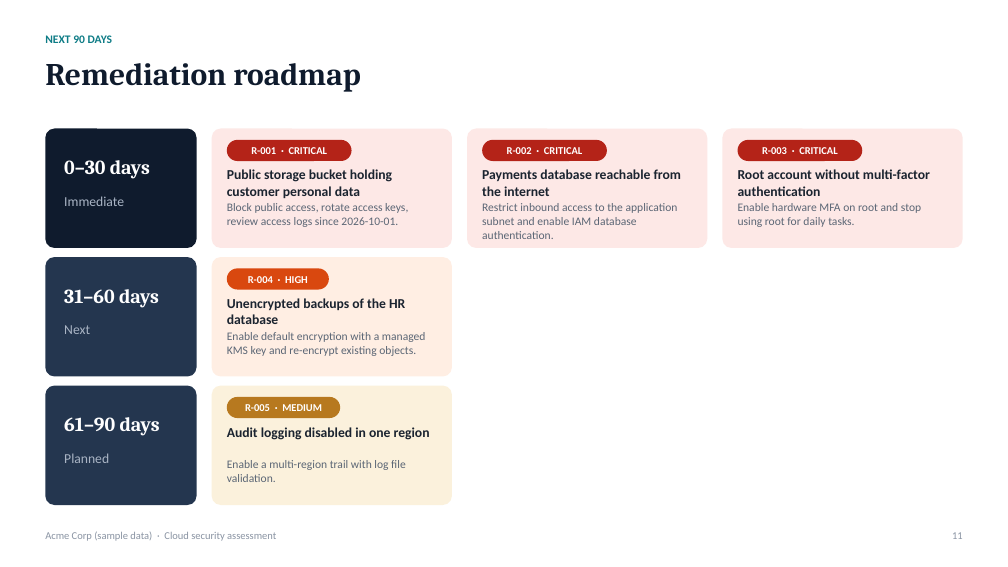
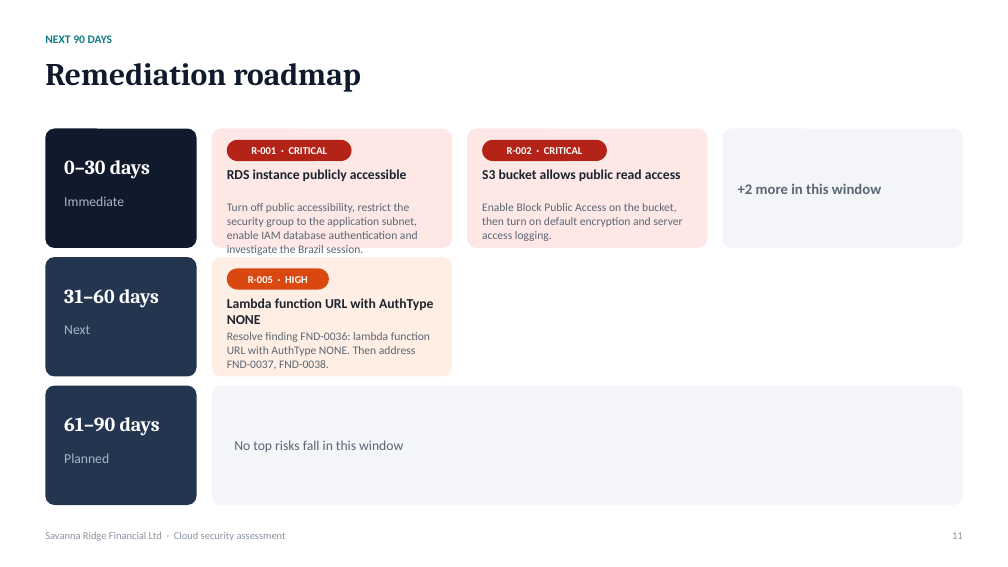
Before and after one commit to judie-paul/secassess-mcp, a slide deck: slide 11 of examples/sample_report.pptx. Drawn at 1008x567 pixels with LibreOffice and Linux fonts; fonts in the diff are those of the drawing. Boxes give left, top, right and bottom in pixels: in the first picture for what was removed or moved away, otherwise in the second. Text is boxed around its words. In the diff, an @@ line names an element or a change of style, - is before the commit and + after.

Commit message:
Check AI risk text for numbers, fix real-data layout, align skills with backend

```diff
--- a/examples/sample_report.pptx
+++ b/examples/sample_report.pptx
@@ rounded rectangle at bbox=[723, 129, 963, 248]: fill #FDE8E6 to #F3F5F8 @@
@@ rounded rectangle removed at bbox=[738, 140, 863, 161] @@
-R-003 · CRITICAL
@@ text at bbox=[227, 169, 407, 181]: text changed @@
-Public storage bucket holding customer personal data
+RDS instance publicly accessible
@@ text at bbox=[482, 169, 681, 181]: text changed @@
-Payments database reachable from the internet
+S3 bucket allows public read access
@@ text removed at bbox=[738, 169, 930, 196] @@
-Root account without multi-factor authentication
@@ text at bbox=[227, 203, 418, 255]: text changed @@
-Block public access, rotate access keys, review access logs since 2026-10-01.
+Turn off public accessibility, restrict the security group to the application subnet, enable IAM database authentication and investigate the Brazil session.
@@ text at bbox=[482, 203, 682, 241]: text changed @@
-Restrict inbound access to the application subnet and enable IAM database authentication.
+Enable Block Public Access on the bucket, then turn on default encryption and server access logging.
@@ text removed at bbox=[738, 203, 921, 227] @@
-Enable hardware MFA on root and stop using root for daily tasks.
@@ text added at bbox=[738, 183, 881, 194], 14 pt, text #5B6675, bold @@
++2 more in this window
@@ text at bbox=[227, 298, 434, 324]: text changed @@
-Unencrypted backups of the HR database
+Lambda function URL with AuthType NONE
@@ text in rounded rectangle at bbox=[248, 276, 308, 283]: text changed @@
-R-004 · HIGH
+R-005 · HIGH
@@ text at bbox=[227, 332, 430, 369]: text changed @@
-Enable default encryption with a managed KMS key and re-encrypt existing objects.
+Resolve finding FND-0036: lambda function URL with AuthType NONE. Then address FND-0037, FND-0038.
@@ rounded rectangle removed at bbox=[212, 386, 452, 505] @@
@@ rounded rectangle added at bbox=[212, 386, 963, 505], fill #F3F5F8 @@
@@ rounded rectangle removed at bbox=[227, 397, 340, 418] @@
-R-005 · MEDIUM
@@ text removed at bbox=[227, 427, 430, 440] @@
-Audit logging disabled in one region
@@ text added at bbox=[234, 440, 403, 452], 13 pt, text #5B6675 @@
+No top risks fall in this window
@@ text removed at bbox=[227, 460, 406, 482] @@
-Enable a multi-region trail with log file validation.
@@ text at bbox=[45, 532, 286, 541]: text changed @@
-Acme Corp (sample data) · Cloud security assessment
+Savanna Ridge Financial Ltd · Cloud security assessment
```
Also in this commit, not shown: 11 other slides changed, 14 other files.
